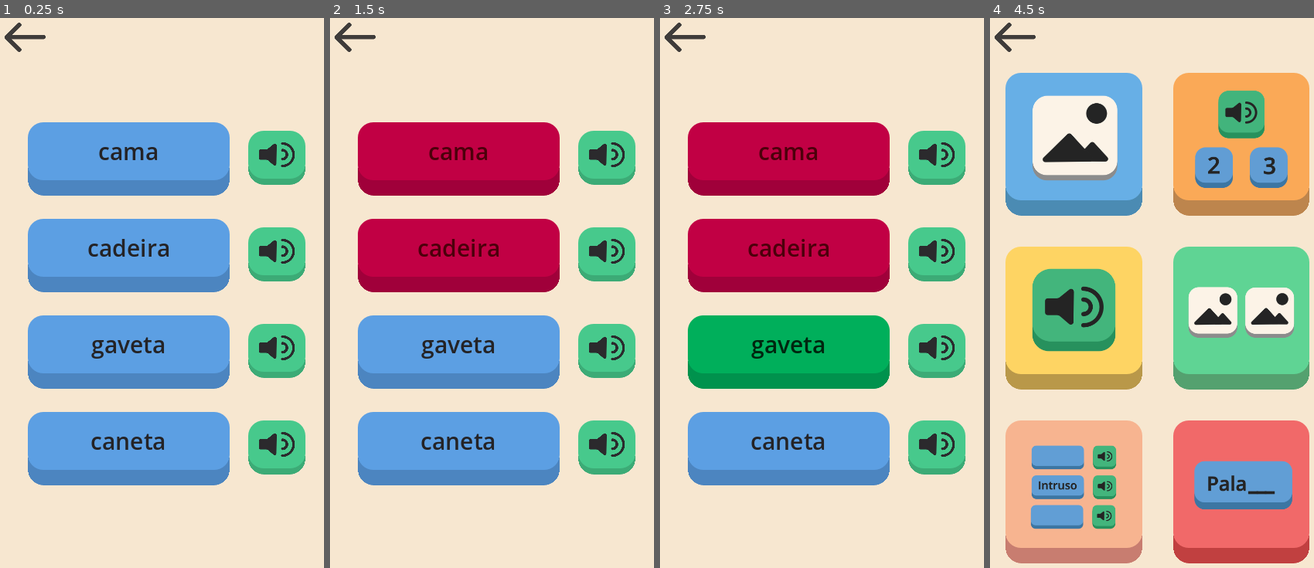
Above: before the commit, frames 1-4 (left to right).
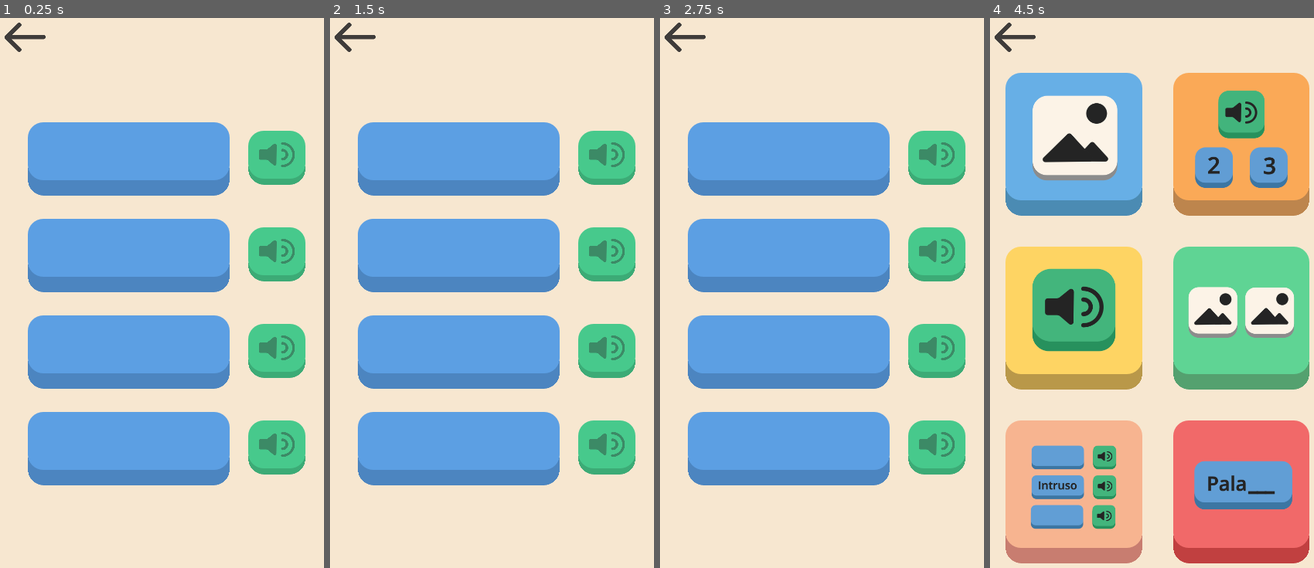
Above: after the commit, the same moments.

Repository: marta-rebelo/App-tese
Game: Godot game, scene res://Scenes/Jogos/jogo5.tscn
The game is run twice, just before and just after one commit, with the same random seed, the same clock (stepped at 60 frames per second) and the same inputs. This scene is started directly instead of the project's main scene.
Inputs (mouse positions are in pixels of both pictures, inside the frame that each line leads up to):
- Up to frame 1 (0.25 s): no input
- Up to frame 2 (1.5 s): click (459, 161) at 0.5 s; click (459, 254) at 1.25 s
- Up to frame 3 (2.75 s): click (789, 353) at 2 s
- Up to frame 4 (4.5 s): click (1119, 447) at 2.75 s; click (1265, 155) at 3.52 s; click (1015, 40) at 4.25 s

The runs differ from the first frame. In frame 1, 2.1% of the frame differs, in the area x 27-91%, y 22-80%; in frame 2, 18%; in frame 3, 26%, in the area x 8-91%, y 18-80%; in frame 4, nothing differs.
Error after the commit: Attempt to call function 'play' in base 'null instance' on a null instance. (res://Scripts/Scenes/Jogos/jogo5_controller.gd:33)

Commit message:
versão 0.9a

Diff:
--- a/Scenes/Jogos/jogo2.tscn
+++ b/Scenes/Jogos/jogo2.tscn
@@ -199,7 +199,7 @@
 stream = ExtResource("7_28e1f")
 
 [node name="Timer" type="Timer" parent="."]
-wait_time = 13.0
+wait_time = 5.0
 one_shot = true
 
 [node name="errado" type="AudioStreamPlayer" parent="."]
--- a/Scenes/Jogos/jogo3.tscn
+++ b/Scenes/Jogos/jogo3.tscn
@@ -202,7 +202,7 @@
 stream = ExtResource("9_81lci")
 
 [node name="Timer" type="Timer" parent="."]
-wait_time = 13.0
+wait_time = 5.0
 one_shot = true
 
 [node name="Parabéns" type="AudioStreamPlayer" parent="."]
--- a/Scenes/Jogos/jogo5.tscn
+++ b/Scenes/Jogos/jogo5.tscn
@@ -164,6 +164,10 @@
 
 [node name="AudioStreamPlayer2" type="AudioStreamPlayer" parent="Control"]
 
+[node name="AudioStreamPlayer3" type="AudioStreamPlayer" parent="Control"]
+
+[node name="AudioStreamPlayer4" type="AudioStreamPlayer" parent="Control"]
+
 [node name="voltar" type="Button" parent="Control"]
 layout_mode = 1
 anchors_preset = 5
@@ -265,3 +269,4 @@
 [connection signal="pressed" from="Control/voltar" to="." method="_on_voltar_pressed"]
 [connection signal="pressed" from="Control/ColorRect/VBoxContainer/jogar" to="." method="_on_jogar_pressed"]
 [connection signal="pressed" from="Control/ColorRect/VBoxContainer/menu" to="." method="_on_menu_pressed"]
+[connection signal="timeout" from="Timer" to="." method="_on_timer_timeout"]
--- a/Scenes/Jogos/jogo6.tscn
+++ b/Scenes/Jogos/jogo6.tscn
@@ -163,7 +163,7 @@
 stream = ExtResource("6_nql0c")
 
 [node name="Timer" type="Timer" parent="."]
-wait_time = 13.0
+wait_time = 6.0
 one_shot = true
 
 [node name="errado" type="AudioStreamPlayer" parent="."]
@@ -175,6 +175,8 @@
 [node name="Parabéns" type="AudioStreamPlayer" parent="."]
 stream = ExtResource("10_o4jwf")
 
+[node name="Palavra" type="AudioStreamPlayer" parent="."]
+
 [connection signal="pressed" from="Control/voltar" to="." method="_on_voltar_pressed"]
 [connection signal="pressed" from="Control/ColorRect/VBoxContainer/jogar" to="." method="_on_jogar_pressed"]
 [connection signal="pressed" from="Control/ColorRect/VBoxContainer/menu" to="." method="_on_menu_pressed"]
--- a/Scripts/Recursos/perguntas.gd
+++ b/Scripts/Recursos/perguntas.gd
@@ -10,4 +10,6 @@
 @export var options_image: Array[Texture2D]
 @export var options_audio1: AudioStream
 @export var options_audio2: AudioStream
+@export var options_audio3: AudioStream
+@export var options_audio4: AudioStream
 @export var correct: String
--- a/Scripts/Scenes/Jogos/jogo5_controller.gd
+++ b/Scripts/Scenes/Jogos/jogo5_controller.gd
@@ -10,8 +10,11 @@
 	get: return game.type[index]
 
 @onready var texto_das_perguntas = $"Control/perguntas/texto das perguntas"
-@onready var options_audio1: AudioStreamPlayer = $"Control/AudioStreamPlayer"
-@onready var options_audio2: AudioStreamPlayer = $"Control/AudioStreamPlayer2"
+@onready var options_audio1: AudioStreamPlayer = $Control/AudioStreamPlayer
+@onready var options_audio2: AudioStreamPlayer = $Control/AudioStreamPlayer2
+@onready var options_audio3: AudioStreamPlayer = $Control/AudioStreamPlayer3
+@onready var options_audio4: AudioStreamPlayer = $Control/AudioStreamPlayer4
+
 
 func _ready() -> void:
 	for button in $Control/respostas.get_children():
@@ -22,7 +25,13 @@
 	load_game()
 
 func load_game() -> void:
-
+	if index == 0:
+		$Control/respostas2/audio1.disabled = true
+		$"Control/respostas2/audio 2".disabled = true
+		$"Control/respostas2/audio 3".disabled = true
+		$"Control/respostas2/audio 4".disabled = true
+		$"Control/Instruções".play()
+		$Timer.start()
 	texto_das_perguntas.text = current_game.question_info
 	var options = current_game.options
 #	var gameoptions_image = current_game.options_image
@@ -37,7 +46,8 @@
 		buttons[i].text = options[i]
 #		buttons[i].get_child(0).texture = gameoptions_image[i]
 		buttons [i].pressed.connect(_buttons_answer.bind(buttons[i]))
-
+		if index == 0:
+			buttons[i].disabled = true
 
 func _buttons_answer(button) -> void:
 	if current_game.correct == button.text:
@@ -60,7 +70,7 @@
 	for bt in buttons:
 		bt.modulate=Color.WHITE
 	index +=1
-	if index >= 2:
+	if index >= 3:
 		_game_over()
 	else:
 		load_game()
@@ -77,7 +87,11 @@
 func _on_menu_pressed():
 	get_tree().change_scene_to_file("res://Scenes/selecionar_jogo.tscn")
 
+func _on_audio_4_pressed():
+	options_audio4.play()
 
+func _on_audio_3_pressed():
+	options_audio3.play()
 
 func _on_audio_2_pressed():
 	options_audio2.play()
@@ -88,3 +102,10 @@
 
 func _on_voltar_pressed():
 	get_tree().change_scene_to_file("res://Scenes/selecionar_jogo.tscn")
+
+
+func _on_timer_timeout():
+	for i in buttons.size():
+		buttons[i].disabled = false
+	$Control/audio1.disabled = false
+	$"Control/audio 2".disabled = false
--- a/Scripts/Scenes/Jogos/jogo6_controller.gd
+++ b/Scripts/Scenes/Jogos/jogo6_controller.gd
@@ -9,7 +9,7 @@
 	get: return game.type[index]
 
 @onready var texto_das_perguntas = $"Control/perguntas/texto das perguntas"
-
+@onready var question_audio: AudioStreamPlayer = $Palavra
 
 func _ready() -> void:
 	for button in $Control/respostas.get_children():
@@ -22,6 +22,8 @@
 func load_game() -> void:
 
 	texto_das_perguntas.text = current_game.question_info
+	question_audio.stream = current_game.question_audio
+	question_audio.play()
 
 	var options = current_game.options
 	options.shuffle()
